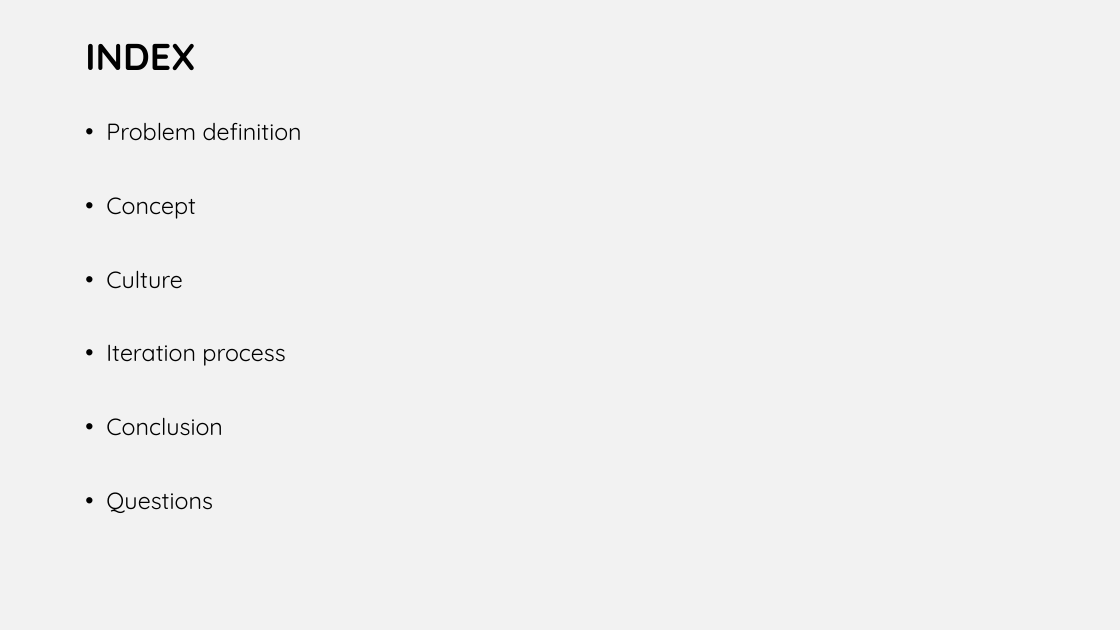
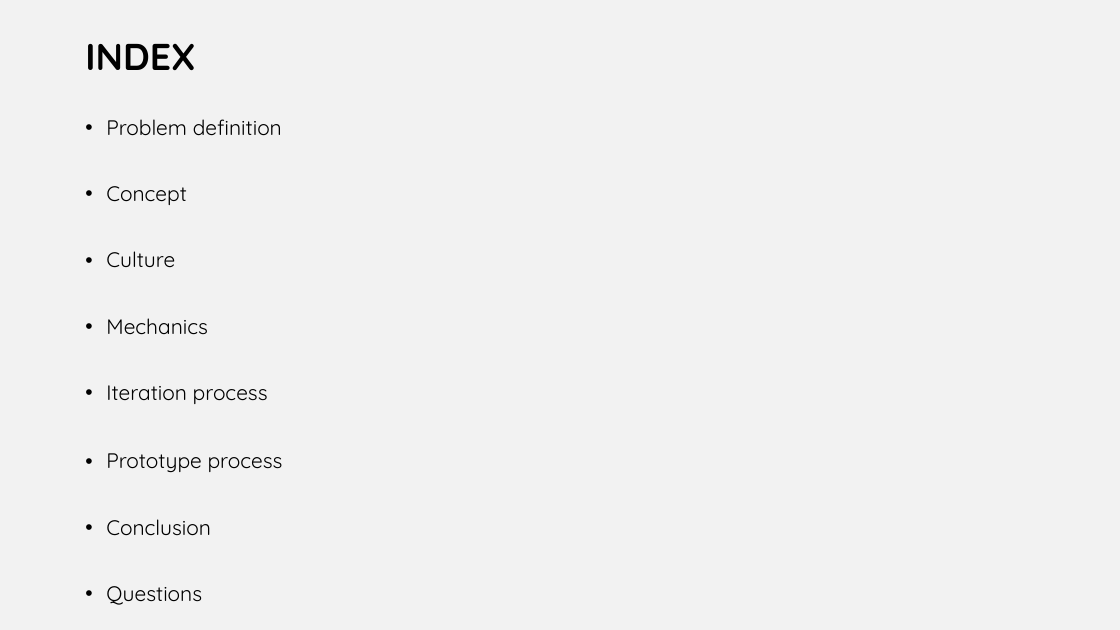
Before and after one commit to legendely/project_group_theme1.1-2015-16-, a slide deck: slide 2 of game-concept.pptx. Drawn at 1120x630 pixels with LibreOffice and Linux fonts; fonts in the diff are those of the drawing. Boxes give left, top, right and bottom in pixels: in the first picture for what was removed or moved away, otherwise in the second. Text is boxed around its words. In the diff, an @@ line names an element or a change of style, - is before the commit and + after.

```diff
--- a/game-concept.pptx
+++ b/game-concept.pptx
@@ text at bbox=[106, 119, 282, 605]: size 20 to 18 pt in "Problem definition", "Concept", "Culture", "Iteration process" and 2 more places @@
@@ text at bbox=[106, 318, 208, 335]: paragraph added @@
+• Mechanics
@@ text at bbox=[106, 453, 283, 473]: paragraph added @@
+• Prototype process
```
Also in this commit, not shown: 6 other slides changed, 1 slide added.
